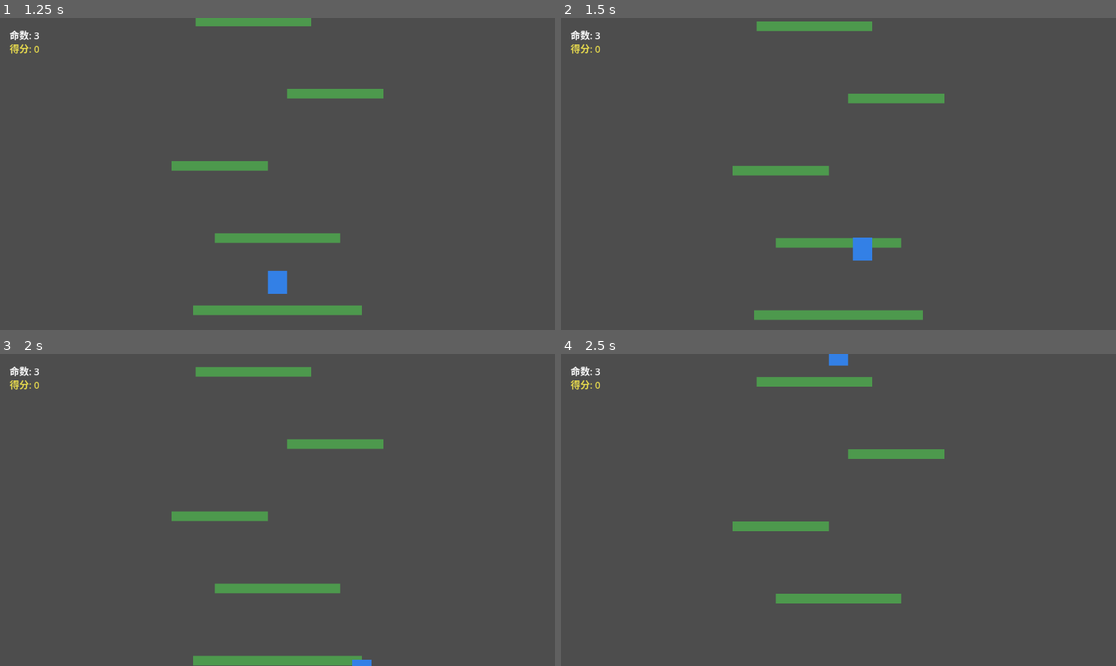
Above: before the commit, frames 1-4 (two rows, left to right).
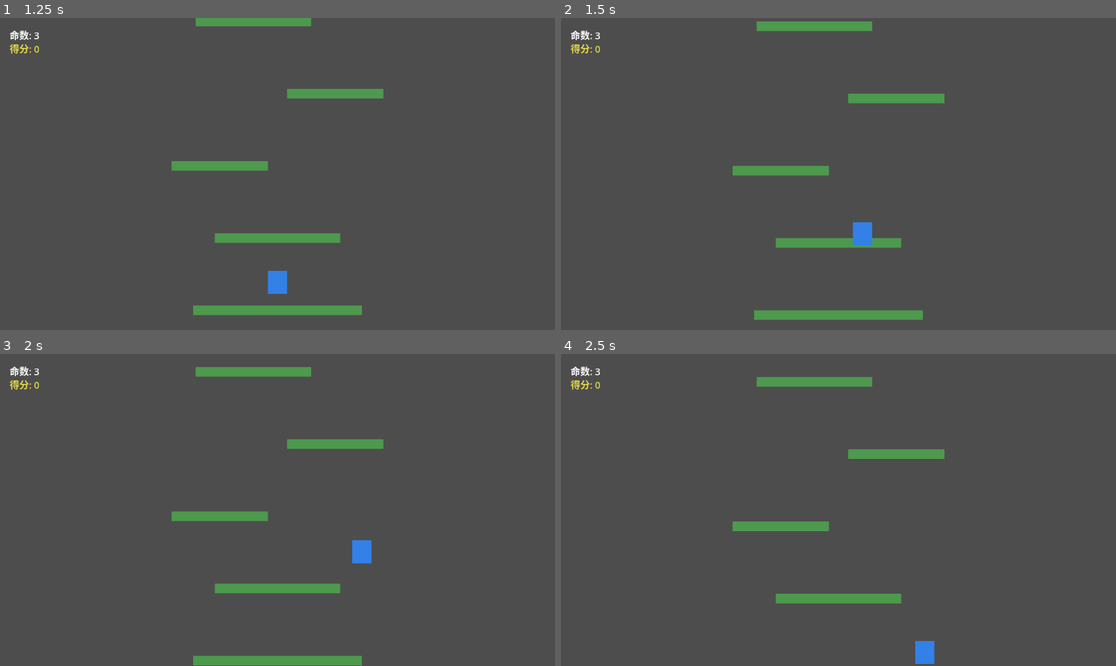
Above: after the commit, the same moments.

Repository: RainLinXi/ds-godot-2d-multiplayer
Game: Godot game, scene res://scenes/main_menu/main_menu.tscn
Two runs of this game, one before a commit and one after it. Both use one fixed random seed, a clock stepped at 60 frames per second and the inputs below.
Inputs (mouse positions are in pixels of both pictures, inside the frame that each line leads up to):
- Up to frame 1 (1.25 s): click "单人游戏" at 0.5 s
- Up to frame 2 (1.5 s): tap Enter (ui_accept) at 1.25 s; move the mouse to (960, 158) at 1.27 s; hold Right (ui_right) from 1.28 s (still down); click (960, 158) at 1.42 s
- Up to frame 3 (2 s): keep holding Right (ui_right); tap Enter (ui_accept) at 1.52 s
- Up to frame 4 (2.5 s): release Right (ui_right) at 2 s; drag from (727, 525) to (827, 665) at 2.02 s

Frame 1 is identical in both runs. In frame 2, 0.3% of the frame differs, in the area x 52-57%, y 65-78%; in frame 3, 0.3%; in frame 4, 0.4%, in the area x 48-68%, y 0-100%.

Commit message:
玩家实现单向平台：上升穿过，下落站立
- move_and_slide 之前根据 velocity.y 切换碰撞层位
- velocity.y < 0（上升）关闭 layer 1 碰撞，穿过平台
- velocity.y >= 0（下落/站立）开启碰撞，可站在平台上

Co-Authored-By: Claude Opus 4.6 <noreply@anthropic.com>

Diff:
--- a/the-game-demo/scripts/game/player/player_controller.gd
+++ b/the-game-demo/scripts/game/player/player_controller.gd
@@ -57,6 +57,8 @@
 	_apply_jump(want_jump)
 	_apply_gravity(delta)
 
+	# 单向平台: 上升时关闭碰撞（可穿过），下落/站立时开启碰撞
+	set_collision_mask_value(1, velocity.y >= 0)
 	move_and_slide()
 
 	# 更新朝向
